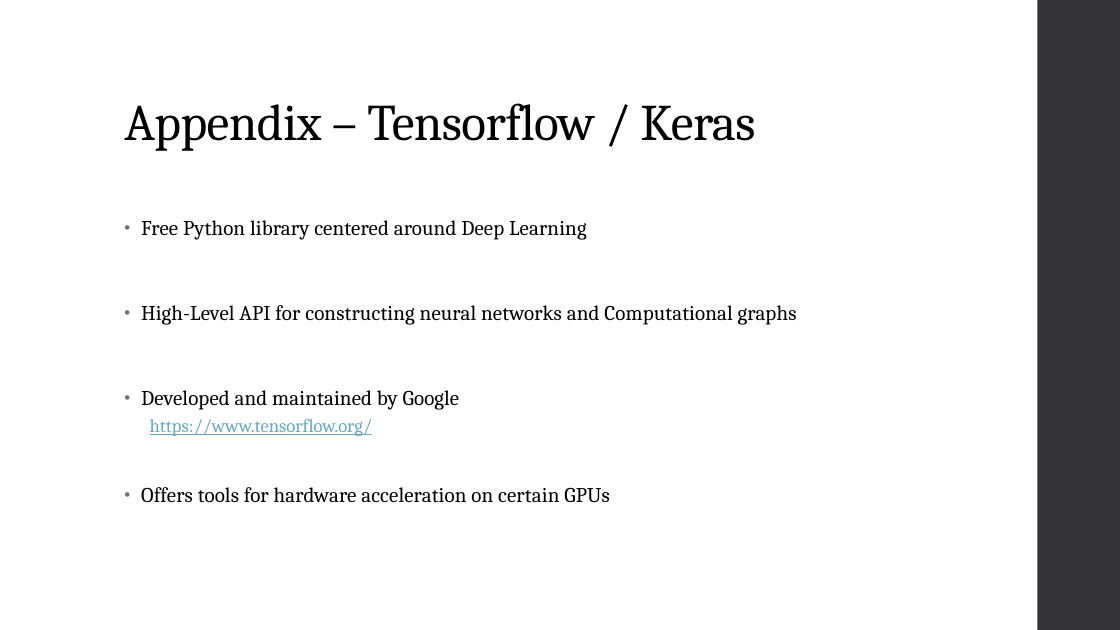
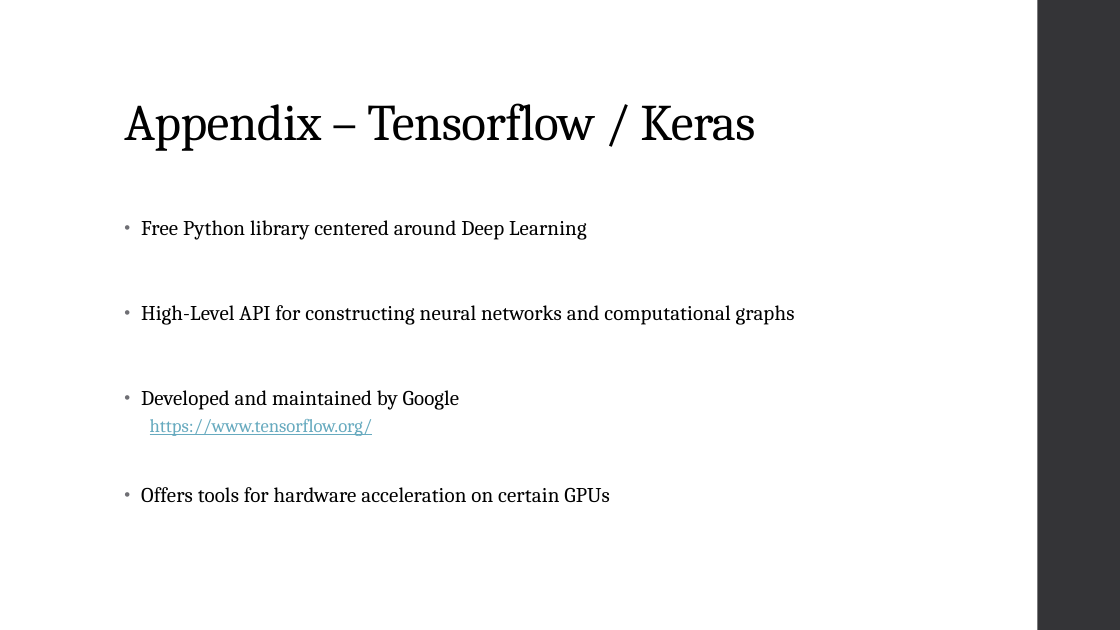
Before and after one commit to landonbuell/Buell-Senior-Thesis, a slide deck: slide 30 of JMMPaper/Musical Instrument Classification Using a Hybrid Neural Network BuellShortv1.pptx (slide 34 before the commit). Drawn at 1120x630 pixels with LibreOffice and Linux fonts; fonts in the diff are those of the drawing. Boxes give left, top, right and bottom in pixels: in the first picture for what was removed or moved away, otherwise in the second. Text is boxed around its words. In the diff, an @@ line names an element or a change of style, - is before the commit and + after.

```diff
--- a/JMMPaper/Musical Instrument Classification Using a Hybrid Neural Network BuellShortv1.pptx
+++ b/JMMPaper/Musical Instrument Classification Using a Hybrid Neural Network BuellShortv1.pptx
@@ text at [141, 305, 795, 325]: text changed @@
-• High-Level API for constructing neural networks and Computational graphs
+• High-Level API for constructing neural networks and computational graphs
```
Also in this commit, not shown: 10 other slides changed, 2 slides added, 2 slides removed, 7 other files.
